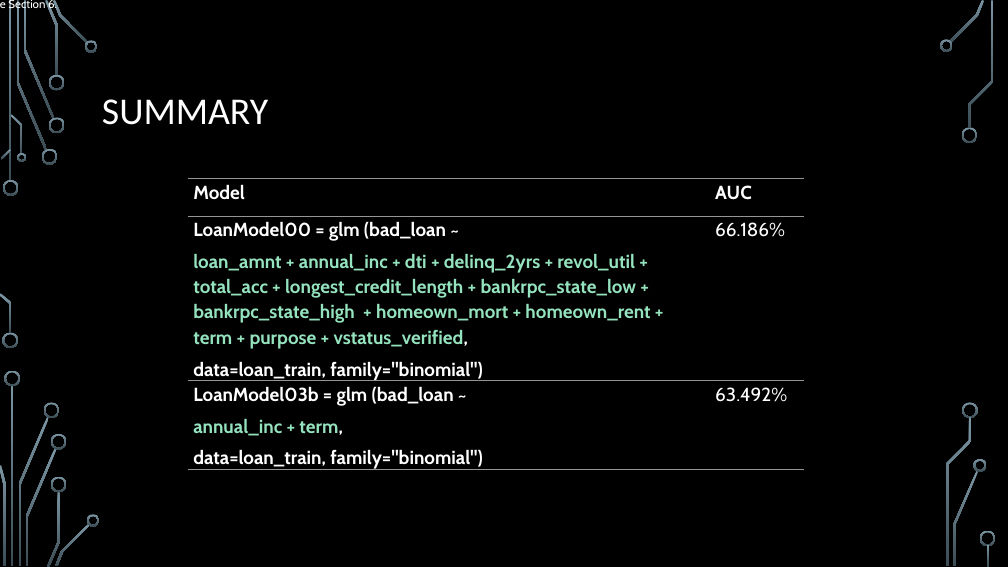
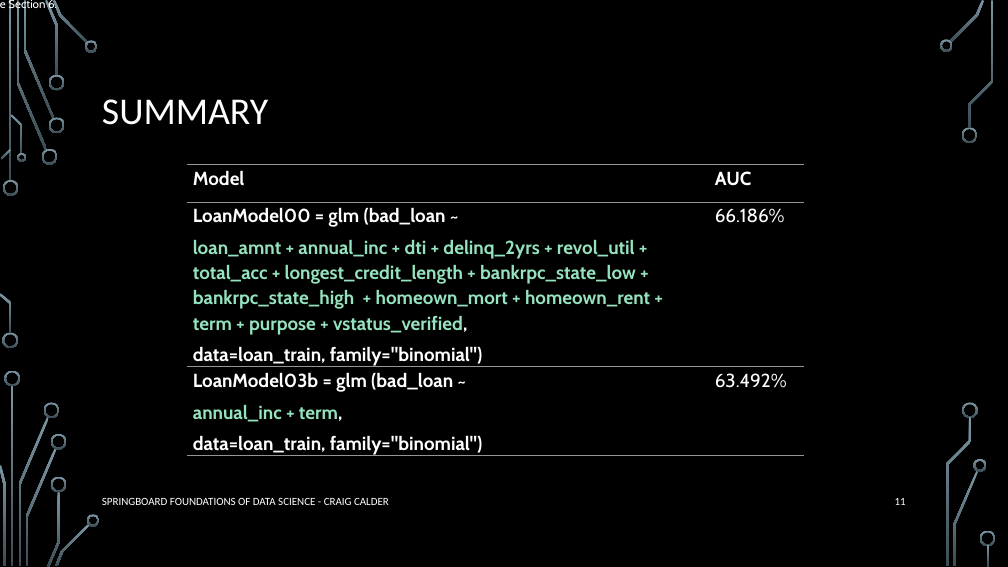
Before and after one commit to clcinpdx/datascience, a slide deck: slide 11 of capstone/Calder-Capstone-Models_LOGREG_TREE.pptx (slide 3 before the commit). Drawn at 1008x567 pixels with LibreOffice and Linux fonts; fonts in the diff are those of the drawing; background and template pictures are left out. Boxes give left, top, right and bottom in pixels: in the first picture for what was removed or moved away, otherwise in the second. Text is boxed around its words. In the diff, an @@ line names an element or a change of style, - is before the commit and + after.

```diff
--- a/capstone/Calder-Capstone-Models_LOGREG_TREE.pptx
+++ b/capstone/Calder-Capstone-Models_LOGREG_TREE.pptx
@@ table: place and size @@
-table at box(188, 178, 804, 473)
+table at box(188, 165, 804, 459)
@@ text added at box(102, 498, 389, 505), 10.5 pt, text #FFFFFF @@
+SPRINGBOARD FOUNDATIONS OF DATA SCIENCE - CRAIG CALDER
@@ page number added at box(895, 498, 906, 505), 10.5 pt, text #FFFFFF @@
+11
```
Also in this commit, not shown: 5 other slides changed, 5 slides added, 13 slides removed, 3 other files.
